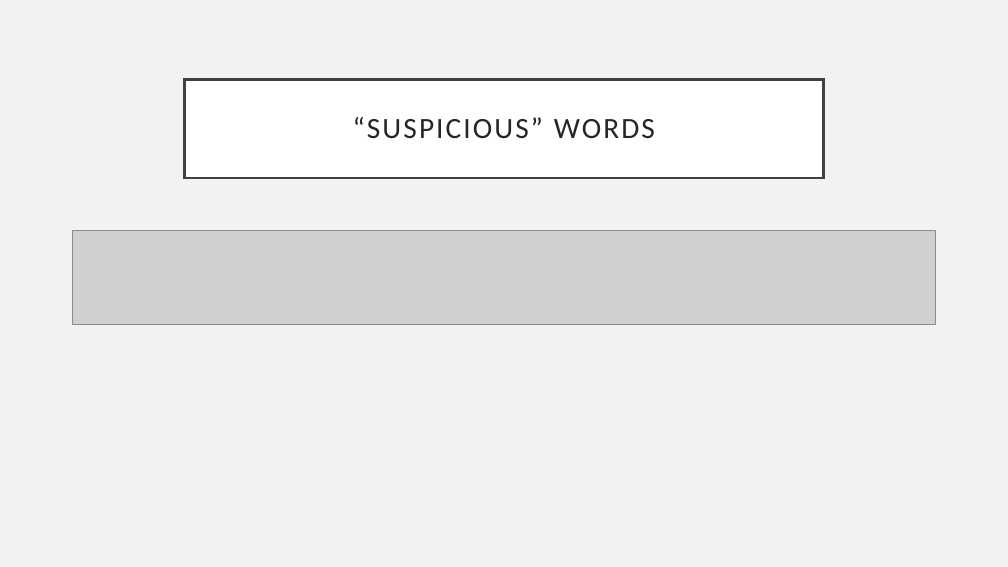
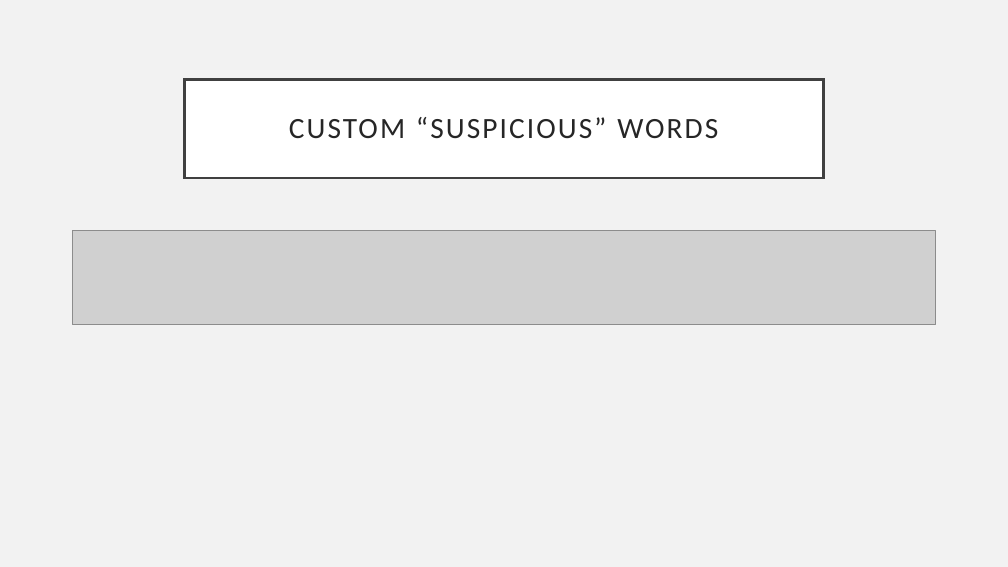
Before and after one commit to kbfreder/phishing-urls, a slide deck: slide 13 of docs/Presentation.pptx (slide 10 before the commit). Drawn at 1008x567 pixels with LibreOffice and Linux fonts; fonts in the diff are those of the drawing; grey boxes stand for pictures. Boxes give left, top, right and bottom in pixels: in the first picture for what was removed or moved away, otherwise in the second. Text is boxed around its words. In the diff, an @@ line names an element or a change of style, - is before the commit and + after.

```diff
--- a/docs/Presentation.pptx
+++ b/docs/Presentation.pptx
@@ title at <box>289,117,718,139</box>: text changed @@
-“SUSPICIOUS” WORDS
+CUSTOM “SUSPICIOUS” WORDS
```
Also in this commit, not shown: 3 other slides changed, 6 slides added, 1 slide removed, 25 other files.
